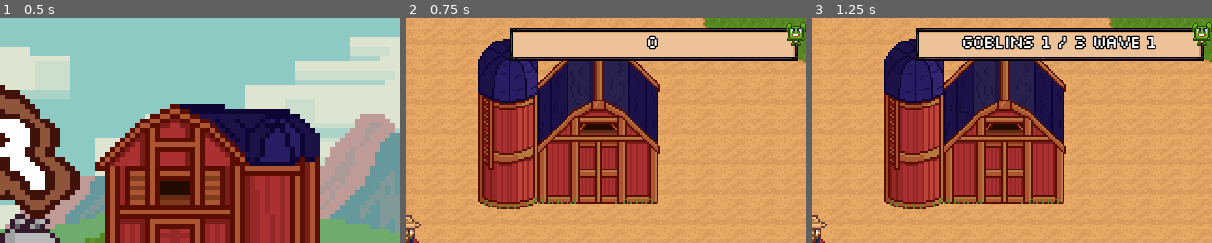
Above: before the commit, frames 1-3 (left to right).
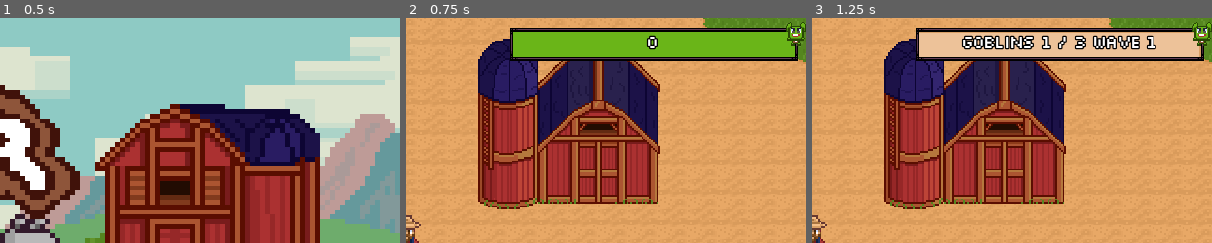
Above: after the commit, the same moments.

Repository: astro-panda/poo-farmer
Game: Godot game, scene res://Scenes/Main.tscn
Two runs of this game, one before a commit and one after it. Both use one fixed random seed, a clock stepped at 60 frames per second and the inputs below.
Inputs:
- Up to frame 1 (0.5 s): no input
- Up to frame 2 (0.75 s): click "Start" at 0.5 s
- Up to frame 3 (1.25 s): no input
The pictures show only the part of the screen within x 50-100%, y 0-50%; the shares and areas given below are measured in that part.

Frame 1 is identical in both runs. In frame 2, 7.6% of the frame differs, in the area x 26-98%, y 6-18%; in frame 3, nothing differs.

Commit message:
Change wave countdown to a progress bar

Diff:
--- a/poofarmer/Scenes/UI/Hud.tscn
+++ b/poofarmer/Scenes/UI/Hud.tscn
@@ -16,6 +16,7 @@
 [ext_resource path="res://Images/HUD.Pistol.png" type="Texture" id=14]
 [ext_resource path="res://Images/Goblin.png" type="Texture" id=15]
 [ext_resource path="res://Audio/UI/Click.wav" type="AudioStream" id=16]
+[ext_resource path="res://Images/GoblinColorSwatch.png" type="Texture" id=17]
 
 [sub_resource type="DynamicFont" id=1]
 size = 18
@@ -176,6 +177,16 @@
 patch_margin_right = 8
 patch_margin_bottom = 8
 
+[node name="GoblinWaveProgress" type="TextureProgress" parent="CanvasLayer/GoblinCountContainer"]
+margin_left = 3.0
+margin_top = 3.0
+margin_right = 228.0
+margin_bottom = 23.0
+value = 100.0
+texture_progress = ExtResource( 17 )
+fill_mode = 1
+nine_patch_stretch = true
+
 [node name="GoblinCountLabel" type="Label" parent="CanvasLayer/GoblinCountContainer"]
 margin_left = 3.0
 margin_top = 3.0
--- a/poofarmer/Scripts/EnemySpawner.gd
+++ b/poofarmer/Scripts/EnemySpawner.gd
@@ -63,16 +63,19 @@
 
 
 func _on_GenerationTimer_timeout():
+	var base_count = goblin_population * wave_count
+	if wave_count == 1:
+		current_population = 14
+	current_population = floor(current_population * rnd.randf_range(1.5, 1.8))
+	population_countdown = current_population
 	wave_count += 1
-	var base_count = goblin_population * wave_count
-	current_population = base_count + (randi() % base_count) - (base_count/2)
-	population_countdown = current_population
 	if wave_count % 3 == 0:
 		Timers.spawn.wait_time *= 0.5
 	Timers.spawn.start()
 
 func _on_HudUpdateTimer_timeout():
+	var waveCountdown = !Timers.generation.is_stopped()
 	var waveInfo = wave_count
-	if !Timers.generation.is_stopped():
+	if waveCountdown:
 		waveInfo = floor(Timers.generation.time_left)
-	goblins.update_goblin_hud(current_population, waveInfo)
+	goblins.update_goblin_hud(current_population, waveInfo, Timers.generation.wait_time, waveCountdown)
--- a/poofarmer/Scripts/GoblinsGeneration.gd
+++ b/poofarmer/Scripts/GoblinsGeneration.gd
@@ -1,11 +1,13 @@
 extends Node
 
 onready var hud = get_tree().get_nodes_in_group("hud")[0]
-
 
 func _ready():
 	pass # Replace with function body.
 
 
-func update_goblin_hud(total, wave):
-	hud.update_global_goblin_label("Goblins " + str(self.get_child_count()) + " / " + str(total) + " Wave " + str(wave))
+func update_goblin_hud(total, wave, waitTime, waveCountdown):
+	if waveCountdown:
+		hud.update_global_goblin_label("Goblins Assembling", waveCountdown, waitTime, wave)
+	else:
+		hud.update_global_goblin_label("Goblins " + str(self.get_child_count()) + " / " + str(total) + " Wave " + str(wave), false, 0, 0)
--- a/poofarmer/Scripts/UI/Hud.gd
+++ b/poofarmer/Scripts/UI/Hud.gd
@@ -9,6 +9,7 @@
 onready var goblin_counter = $CanvasLayer/GoblinCountContainer/GoblinCountLabel
 onready var canvas_layer = $CanvasLayer
 onready var click_player = $ClickPlayer
+onready var goblinWaveProgress = $CanvasLayer/GoblinCountContainer/GoblinWaveProgress
 onready var shovelBtn = $"CanvasLayer/Arsenal Wheel/Shovel"
 onready var pistolBtn = $"CanvasLayer/Arsenal Wheel/Pistol"
 onready var shatgunBtn = $"CanvasLayer/Arsenal Wheel/Shatgun"
@@ -46,7 +47,13 @@
 func update_global_poo_label(totalPooAmount):
 	silo_crud_points.text = str(totalPooAmount)
 
-func update_global_goblin_label(totalGoblins):
+func update_global_goblin_label(totalGoblins, waveCountdown, progMax, progValue):
+	if waveCountdown:
+		goblinWaveProgress.visible = true
+		goblinWaveProgress.value = progValue
+		goblinWaveProgress.max_value = progMax
+	else:
+		goblinWaveProgress.visible = false
 	goblin_counter.text = str(totalGoblins)
 
 func showHUD(show: bool):
Binary file added: poofarmer/Images/GoblinColorSwatch.png
Not shown, added: poofarmer/Images/GoblinColorSwatch.png.import
Not shown: 1 places in poofarmer/Scenes/UI/Hud.tscn that only renumber resources
